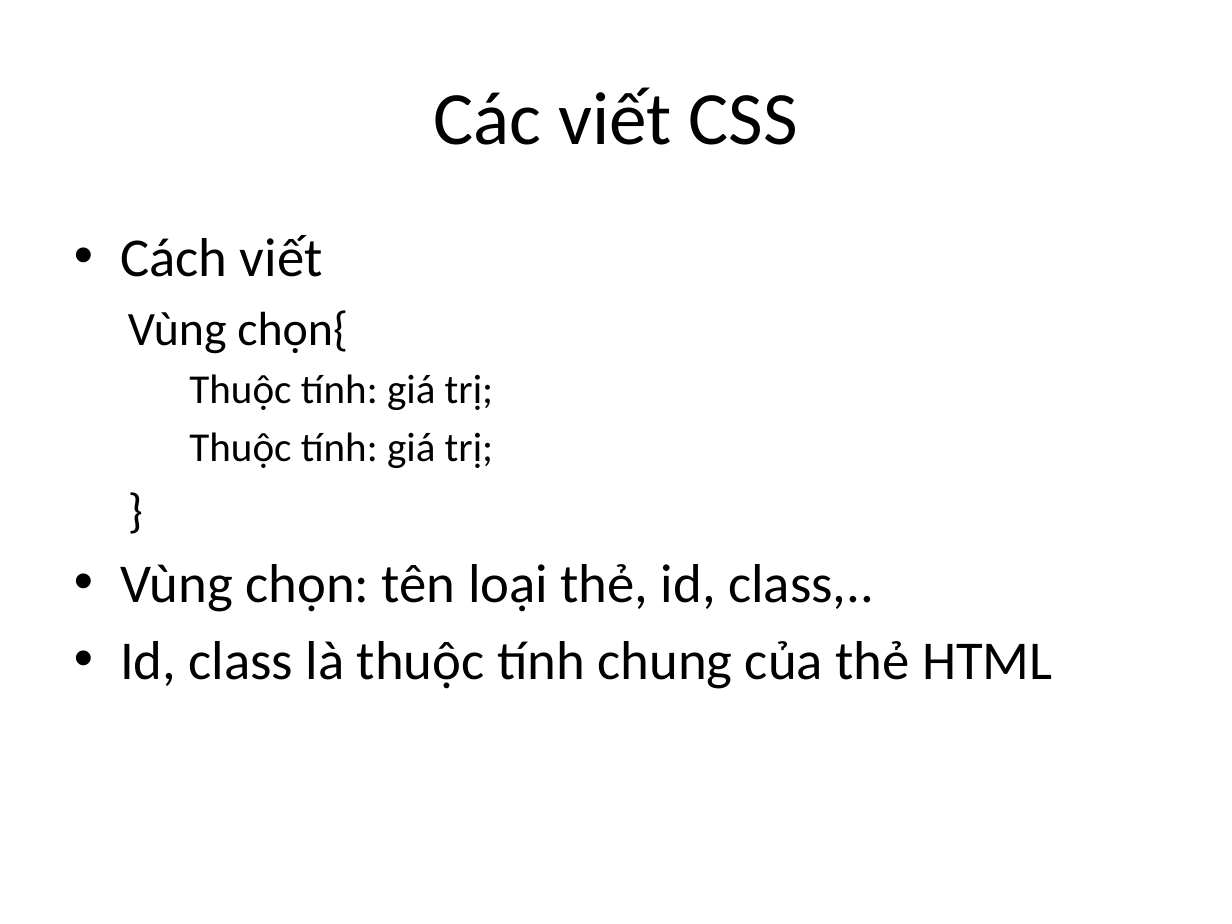
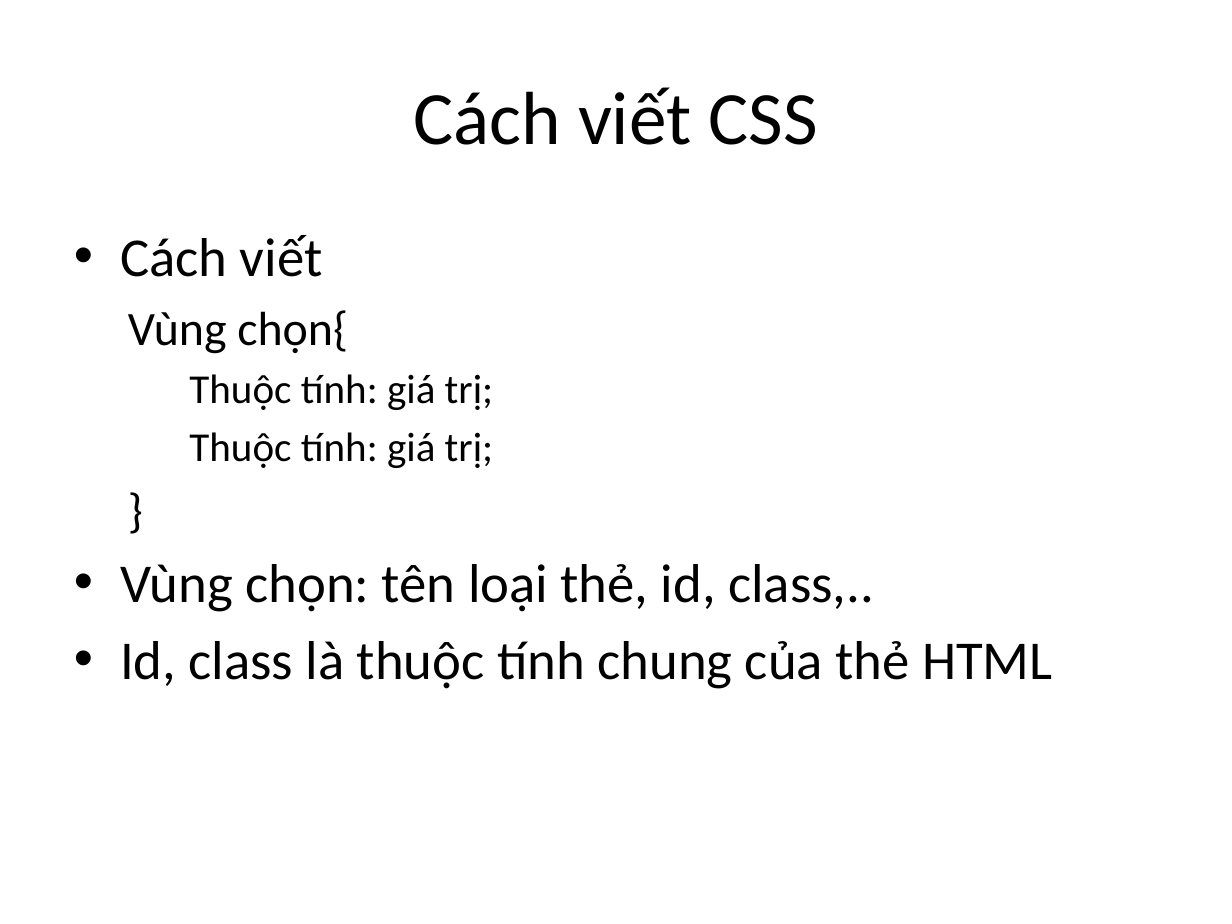
Before and after one commit to phithanh97cs/T3H, a slide deck: slide 8 of 1. Front-end/1. Kiến trúc web server - client(mục tiêu khóa học) và HTML CSS/2. Kiến thức cơ bản về HTML -CSS.pptx. Drawn at 1232x924 pixels with LibreOffice and Linux fonts; fonts in the diff are those of the drawing. Boxes give left, top, right and bottom in pixels: in the first picture for what was removed or moved away, otherwise in the second. Text is boxed around its words. In the diff, an @@ line names an element or a change of style, - is before the commit and + after.

```diff
--- a/1. Front-end/1. Kiến trúc web server - client(mục tiêu khóa học) và HTML CSS/2. Kiến thức cơ bản về HTML -CSS.pptx
+++ b/1. Front-end/1. Kiến trúc web server - client(mục tiêu khóa học) và HTML CSS/2. Kiến thức cơ bản về HTML -CSS.pptx
@@ title at [414, 87, 817, 145]: text changed @@
-Các viết CSS
+Cách viết CSS
```
Also in this commit, not shown: 2 other slides changed, 4 slides added.
